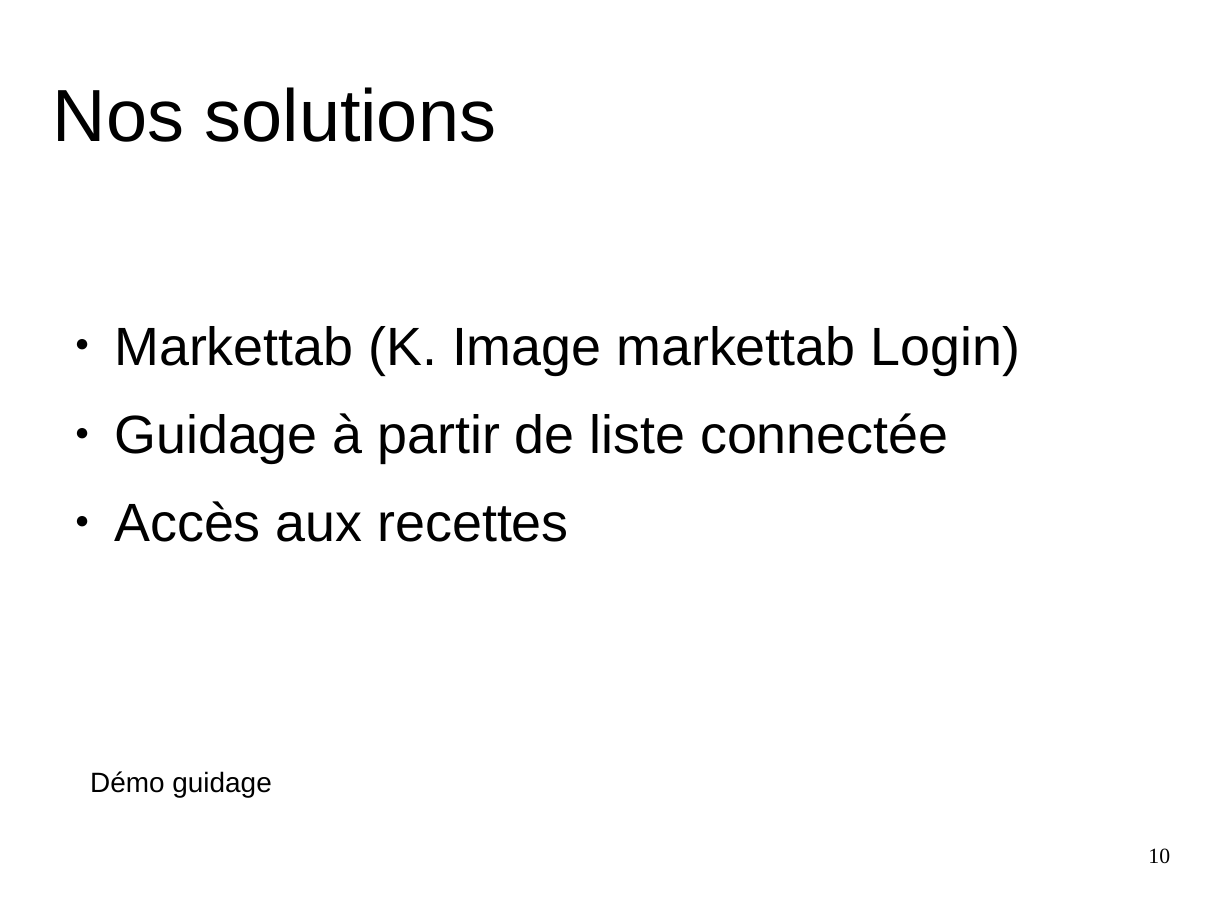
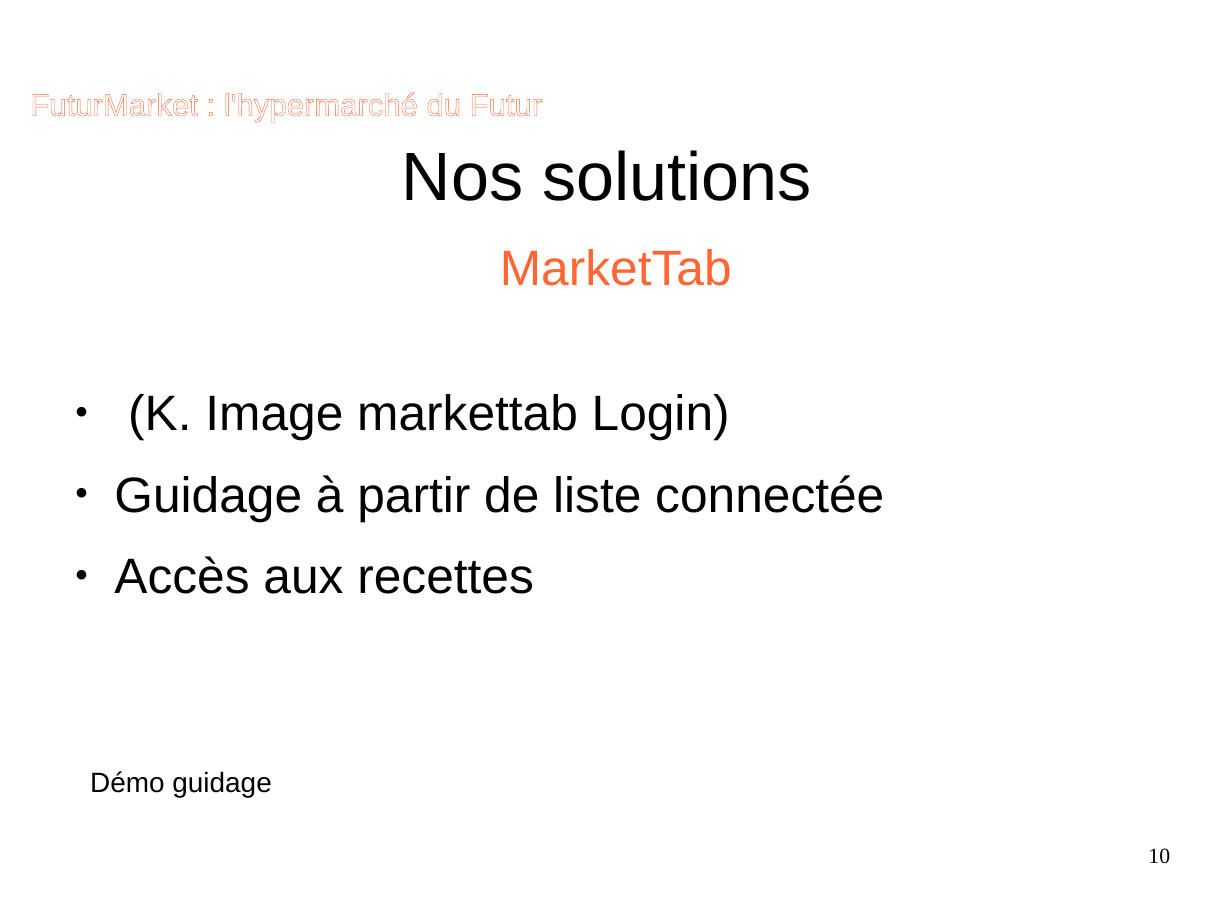
Before and after one commit to agerussi/supermarche, a slide deck: slide 10 of impress_FD.odp. Drawn at 1232x924 pixels with LibreOffice and Linux fonts; fonts in the diff are those of the drawing; background and template pictures are left out. Boxes give left, top, right and bottom in pixels: in the first picture for what was removed or moved away, otherwise in the second. Text is boxed around its words. In the diff, an @@ line names an element or a change of style, - is before the commit and + after.

```diff
--- a/impress_FD.odp
+++ b/impress_FD.odp
@@ text added at [30,92,542,122], 20 pt, text #FFFFFF @@
+FuturMarket : l'hypermarché du Futur
@@ title "Nos solutions": place and size @@
-title "Nos solutions" at [53,87,496,142]
+title "Nos solutions" at [402,150,811,201]
@@ title "Nos solutions" at [402,150,811,201]: size 47.6 to 44 pt; alignment left to centre @@
@@ text added at [500,249,732,286], 32 pt, text #FF6633 @@
+MarketTab
@@ text "(K. Image markettab Login)": place and size @@
-text "(K. Image markettab Login)" at [114,326,1020,542]
+text "(K. Image markettab Login)" at [114,394,884,594]
@@ text at [128,394,730,440]: text changed; size 34.7 to 32 pt @@
-● Markettab (K. Image markettab Login)
+● (K. Image markettab Login)
@@ text at [114,475,884,594]: size 34.7 to 32 pt in "Guidage à partir de liste connectée", "Accès aux recettes"; less space between paragraphs @@
```
Also in this commit, not shown: 18 other slides changed, 2 slides added, 2 slides removed.
